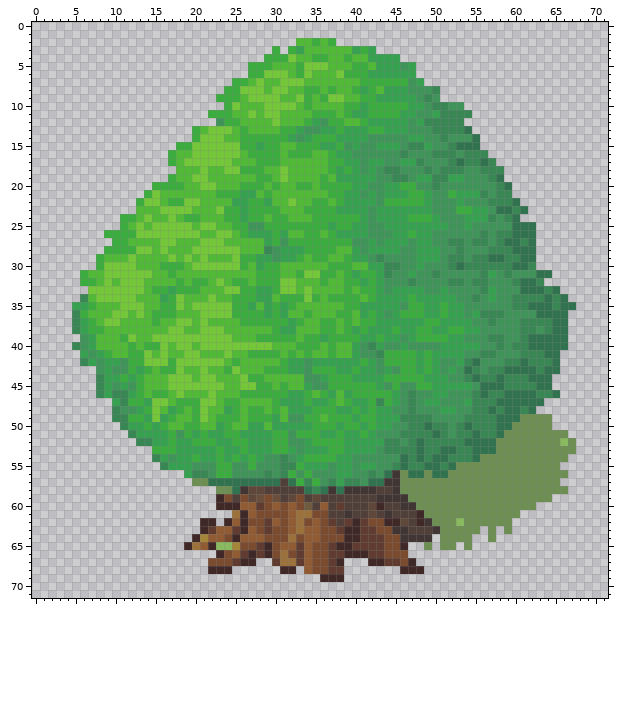
One commit to this sprite sheet: esp32/graphics/tree-1.png. That is the earlier state.
The file is 72x72 pixels.
The result:
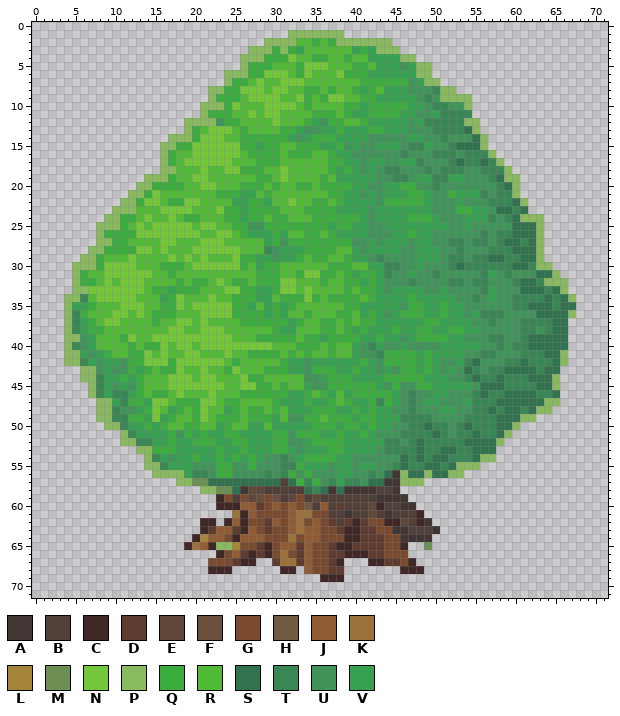
Palette (. is transparent): A #423635  B #51403a  C #3f2826  D #5f3c2f  E #5f473a  F #6a503c  G #7b4b30  H #6f5b40  J #915c33  K #9b723b  L #a5853a  M #6d8f53  N #75c73a  P #89ba5f  Q #3bad3f  R #50ba36  S #31734e  T #3a8756  U #409459  V #37a152
What changed:
y 1: x 32..38 ....... -> PPPPPPP
y 2: x 29..32 .... -> PPPP; x 38..44 ....... -> PPPPPPP
y 3: x 27..29 ... -> PPP; x 31 . -> P; x 43..45 ... -> PPP
y 4: x 26..28 ... -> PPP; x 46..47 .. -> PP
y 5: x 26 . -> P; x 48..49 .. -> PP
y 6: x 24..26 ... -> PPP; x 48..49 .. -> PP
y 7: x 24 . -> P; x 49..50 .. -> PP
y 8: x 22..23 .. -> PP; x 51..52 .. -> PP
y 9: x 22 . -> P; x 51..54 .... -> PPPP
y 10: x 21..23 ... -> PPP; x 54 . -> P
y 11: x 21 . -> P
y 12: x 19..22 .... -> PPPP; x 54..55 .. -> PP
y 13: x 19 . -> P; x 55 . -> P
y 14: x 17..19 ... -> PPP; x 56 . -> P
y 15: x 16..17 .. -> PP; x 56 . -> P
y 16: x 16 . -> P; x 57 . -> P
y 17: x 16 . -> P; x 58 . -> P
y 18: x 16..17 .. -> PP; x 59 . -> P
y 19: x 14..16 ... -> PPP; x 59..60 .. -> PP
y 20: x 13..14 .. -> PP; x 60 . -> P
y 21: x 12..13 .. -> PP; x 60 . -> P
y 22: x 11..12 .. -> PP; x 61 . -> P
y 23: x 10..12 ... -> PPP
y 24: x 9..10 .. -> PP; x 61..63 ... -> PPP
y 25: x 8..10 ... -> PPP; x 63 . -> P
y 26: x 8 . -> P; x 63 . -> P
y 27: x 8..9 .. -> PP; x 63 . -> P
y 28: x 7..8 .. -> PP; x 63 . -> P
y 29: x 6..7 .. -> PP; x 63 . -> P
y 30: x 5..7 ... -> PPP; x 63..64 .. -> PP
y 31: x 5 . -> P; x 65 . -> P
y 32: x 5 . -> P; x 64..66 ... -> PPP
y 33: x 5..6 .. -> PP; x 66 . -> P
y 34: x 4..5 .. -> PP; x 67 . -> P
y 35: x 4 . -> P
y 36: x 4 . -> P; x 67 . -> P
y 37..38: x 4 . -> P
y 39: x 4..5 .. -> PP
y 40: x 4 . -> P
y 41..42: x 4..5 .. -> PP; x 66 . -> P
y 43: x 6..7 .. -> PP
y 44: x 6..7 .. -> PP; x 65 . -> P
y 45: x 7 . -> P; x 65 . -> P
y 46: x 7 . -> P
y 47: x 8..9 .. -> PP; x 64..65 .. -> PP
y 48: x 8..9 .. -> PP; x 63..64 .. -> PP
y 49: x 8..9 .. -> PP; x 61..64 MMMM -> PP..
y 50: x 9..10 .. -> PP; x 60..64 MMMMM -> P....
y 51: x 11 . -> P; x 59..66 MMMMMMMM -> P.......
y 52: x 11..12 .. -> PP; x 58..67 MMMMMMMMPM -> P.........
y 53: x 13..14 .. -> PP; x 58..67 MMMMMMMMMM -> ..........
y 54: x 14 . -> P; x 56..66 MMMMMMMMMMM -> PP.........
y 55: x 14..15 .. -> PP; x 53..65 MMMMMMMMMMMMM -> PPP..........
y 56: x 15..18 .... -> PPPP; x 46 M -> P; x 49 M -> P; x 52..66 MMMMMMMMMMMMMMM -> PP.............
y 57: x 18..19 .. -> PP; x 46..65 MMMMMMMMMMMMMMMMMMMM -> PPP.................
y 58: x 21..22 .. -> PP; x 46..66 MMMMMMMMMMMMMMMMMMMMM -> .....................
y 59: x 47..64 MMMMMMMMMMMMMMMMMM -> ..................
y 60: x 48..62 MMMMMMMMMMMMMMM -> ...............
y 61: x 49..60 MMMMMMMMMMMM -> ............
y 62: x 50..59 MMMPMMMMMM -> ..........
y 63: x 51..55 MMMMM -> .....; x 57 M -> .; x 59 M -> .
y 64: x 51..54 MMMM -> ....; x 57 M -> .
y 65: x 51..52 MM -> ..; x 54 M -> .
